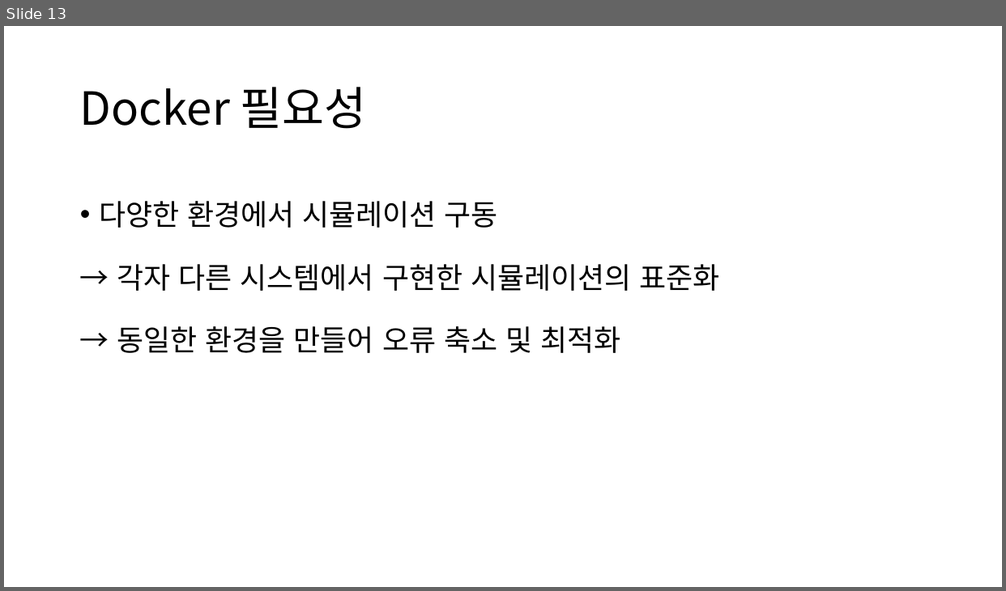
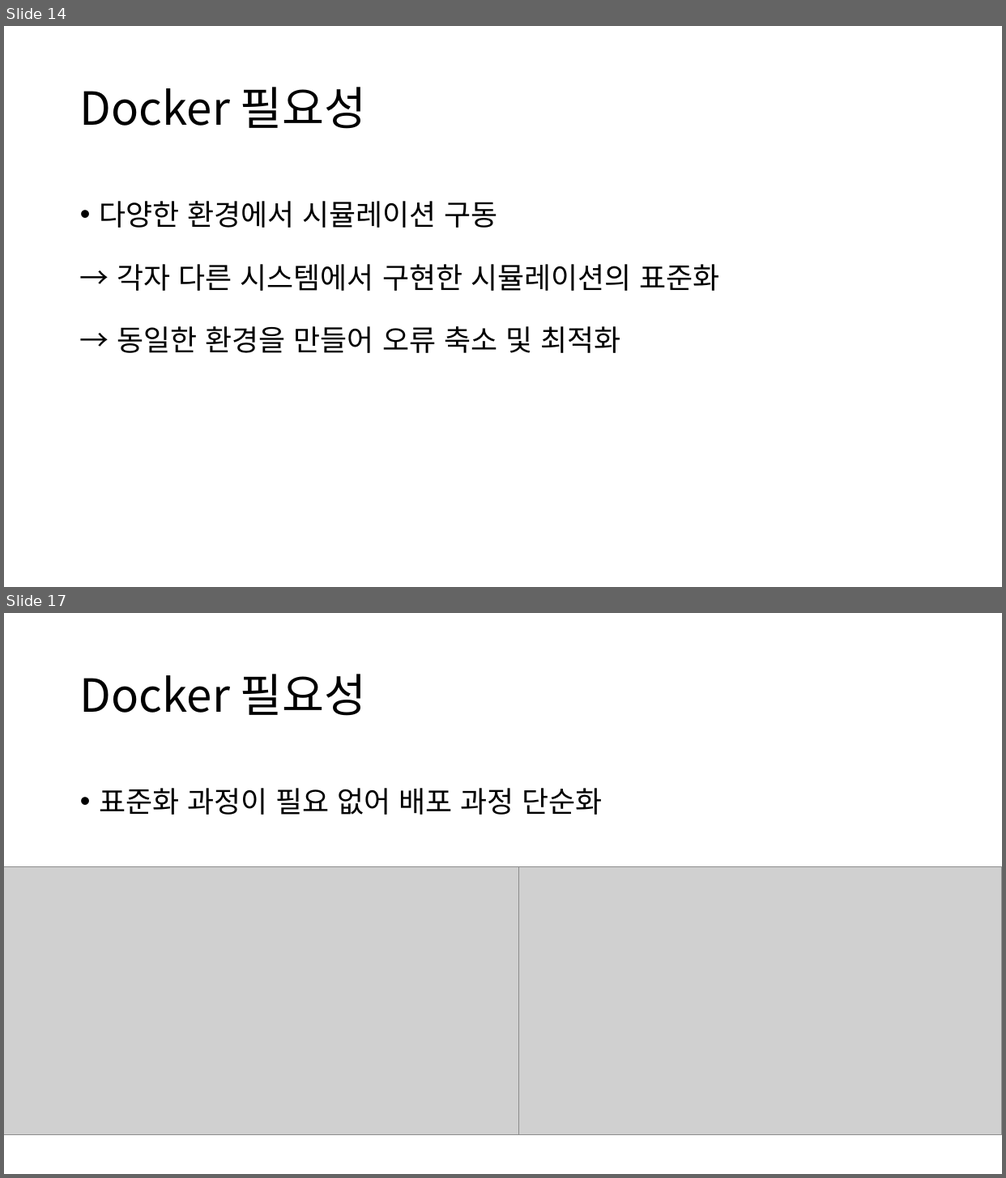
Before and after one commit to RoiDaeyoon/GDS, a slide deck: Git Docker Services.pptx. Shown one above the other, each under a label of ours: slide 13 before the commit, slides 14 and 17 after it; the slides between them are not shown. The pictures are 1006x591 and 1006x1178 pixels, drawn with LibreOffice and Linux fonts; fonts in the diff are those of the drawing; grey boxes stand for pictures. Boxes give left, top, right and bottom in pixels: in the first picture for what was removed or moved away, otherwise in the second. Text is boxed around its words. In the diff, an @@ line names an element or a change of style, - is before the commit and + after.

```diff
--- a/Git Docker Services.pptx
+++ b/Git Docker Services.pptx
@@ slide 17 added at [4,613,1002,1174], background #FFFFFF @@
@@ title added at [80,674,367,716], 44 pt, text #000000 @@
+Docker 필요성
@@ text added at [99,788,602,815], 28 pt, text #000000 @@
+• 표준화 과정이 필요 없어 배포 과정 단순화
@@ picture added at [4,867,519,1135] @@
@@ picture added at [487,867,1002,1135] @@
@@ what was slide 13 is now slide 14 @@
```
Also in this commit, not shown: 2 slides changed, 9 other slides added, 1 slide removed, 2 other files.
